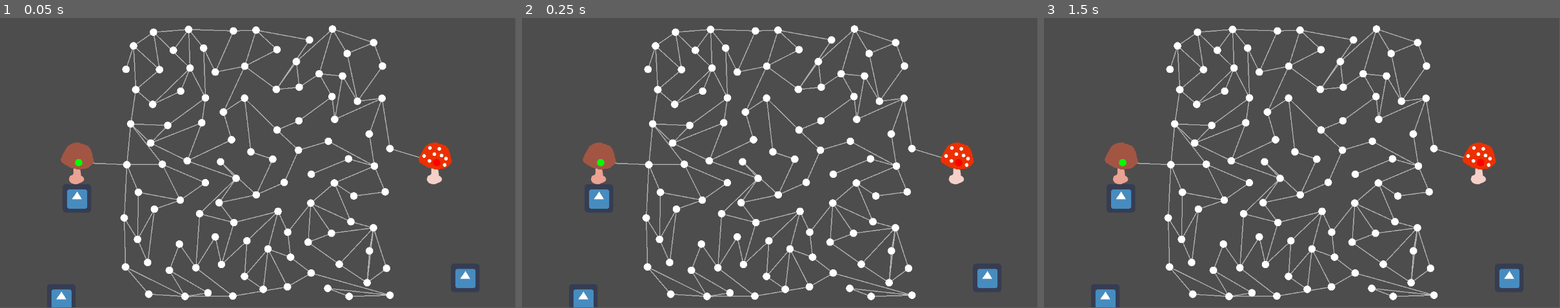
Above: before the commit, frames 1-3 (left to right).
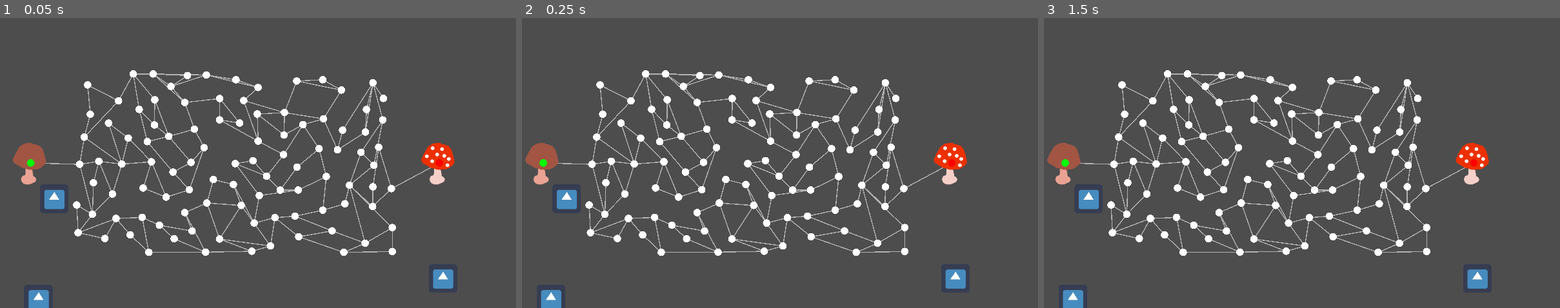
Above: after the commit, the same moments.

Repository: johan1954/fgj-2023-fivers
Game: Godot game, scene res://kohtaus.tscn
The game is run twice, just before and just after one commit, with the same random seed, the same clock (stepped at 60 frames per second) and the same inputs. The engine's default icon, where the game draws it, is replaced by a stand-in: a white triangle on a blue panel in a dark square.
Inputs (mouse positions are in pixels of both pictures, inside the frame that each line leads up to):
- Up to frame 1 (0.05 s): no input
- Up to frame 2 (0.25 s): no input
- Up to frame 3 (1.5 s): tap Enter at 0.5 s; move the mouse to (1415, 148) at 0.52 s; click (1415, 148) at 0.67 s; tap Space at 1.25 s; drag from (1198, 177) to (1276, 221) at 1.27 s
In our replay, the window is 799x449 before the commit and 800x450 after it. These sizes can differ from the game's own. Grey fills any space a smaller window leaves; there, only what the larger window draws over its background counts as a difference.

The runs differ from the first frame. In frame 1, 14% of the frame differs, in the area x 2-93%, y 2-100%; in frame 2, 14%; in frame 3, 14%, in the area x 0-93%, y 2-100%.
Error after the commit: Parse Error: Cannot pass a value of type "Window.Mode" as "DisplayServer.WindowMode". (res://Src/CameraControl.gd:43)

Commit message:
Camera control

Diff:
--- /dev/null
+++ b/Src/CameraControl.gd
@@ -0,0 +1,46 @@
+extends Camera2D
+
+const CAMERA_MIN_X = -356
+const CAMERA_MAX_X = 356
+const CAMERA_MIN_Y = -200
+const CAMERA_MAX_Y = 200
+const ZOOM_SPEED = 0.20
+
+var mouse_start_pos: Vector2
+var screen_start_position: Vector2
+
+var dragging = false
+var fullscreen = false
+
+func _input(event: InputEvent):
+	if event is InputEventMouseButton:
+		if event.button_index == MOUSE_BUTTON_RIGHT:
+			if event.pressed:
+				mouse_start_pos = event.position
+				screen_start_position = position
+				dragging = true
+			else:
+				dragging = false
+		elif event.button_index == MOUSE_BUTTON_WHEEL_UP:
+			zoom += Vector2(ZOOM_SPEED, ZOOM_SPEED)
+		elif event.button_index == MOUSE_BUTTON_WHEEL_DOWN:
+			zoom -= Vector2(ZOOM_SPEED, ZOOM_SPEED)
+
+	if event is InputEventMouseMotion and dragging:
+		var new_position = (mouse_start_pos - event.position) / zoom + screen_start_position
+		if new_position.x < CAMERA_MIN_X:
+			new_position.x = CAMERA_MIN_X
+		if new_position.x > CAMERA_MAX_X:
+			new_position.x = CAMERA_MAX_X
+		if new_position.y < CAMERA_MIN_Y:
+			new_position.y = CAMERA_MIN_Y
+		if new_position.y > CAMERA_MAX_Y:
+			new_position.y = CAMERA_MAX_Y
+		position = new_position
+
+	if event is InputEventKey and event.pressed and event.physical_keycode == KEY_F11:
+		if fullscreen:
+			DisplayServer.window_set_mode(Window.MODE_FULLSCREEN)
+		else:
+			DisplayServer.window_set_mode(Window.MODE_WINDOWED)
+		fullscreen = !fullscreen
--- a/Src/Map/Generator/MapGenerator.gd
+++ b/Src/Map/Generator/MapGenerator.gd
@@ -1,11 +1,11 @@
 extends Node
 
 const DESIRED_NODE_COUNT = 100
-const MIN_X = -300
-const MAX_X = 300
-const MIN_Y = -300
-const MAX_Y = 300
-const MIN_DISTANCE = 50
+const MIN_X = -356
+const MAX_X = 356
+const MIN_Y = -200
+const MAX_Y = 200
+const MIN_DISTANCE = 40
 const MIN_EDGES = 3
 const MAX_EDGES = 5
 const MAX_NODE_LOOKUP = 10
--- a/kohtaus.tscn
+++ b/kohtaus.tscn
@@ -1,6 +1,7 @@
-[gd_scene load_steps=8 format=3 uid="uid://ce335juw45m6x"]
+[gd_scene load_steps=9 format=3 uid="uid://ce335juw45m6x"]
 
 [ext_resource type="Texture2D" uid="uid://b25uruqvri1i" path="res://GFX Assets/icon.png" id="1"]
+[ext_resource type="Script" path="res://Src/CameraControl.gd" id="2_hmu0u"]
 [ext_resource type="Script" path="res://Src/AssetsPreload.gd" id="4"]
 [ext_resource type="Script" path="res://Src/Map/Map.gd" id="4_ltrcl"]
 [ext_resource type="Script" path="res://Src/Map/Generator/MapGenerator.gd" id="6"]
@@ -44,6 +45,10 @@
 texture = ExtResource("1")
 
 [node name="Camera2D" type="Camera2D" parent="."]
+position_smoothing_enabled = true
+position_smoothing_speed = 20.0
+drag_horizontal_offset = 0.63
+script = ExtResource("2_hmu0u")
 
 [node name="GlobalScripts" type="Node" parent="."]
 
--- a/project.godot
+++ b/project.godot
@@ -20,6 +20,11 @@
 AssetsPreload="*res://Src/AssetsPreload.gd"
 Map="*res://Src/Map/Map.gd"
 
+[display]
+
+window/stretch/mode="canvas_items"
+window/stretch/aspect="expand"
+
 [global]
 
 autoload=false
